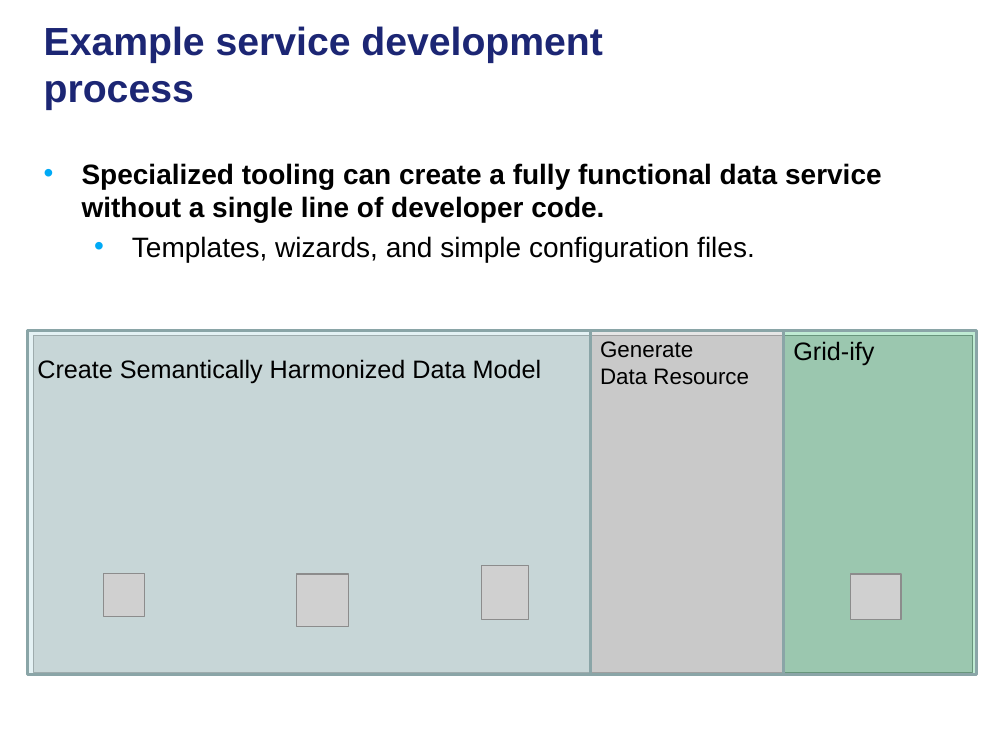
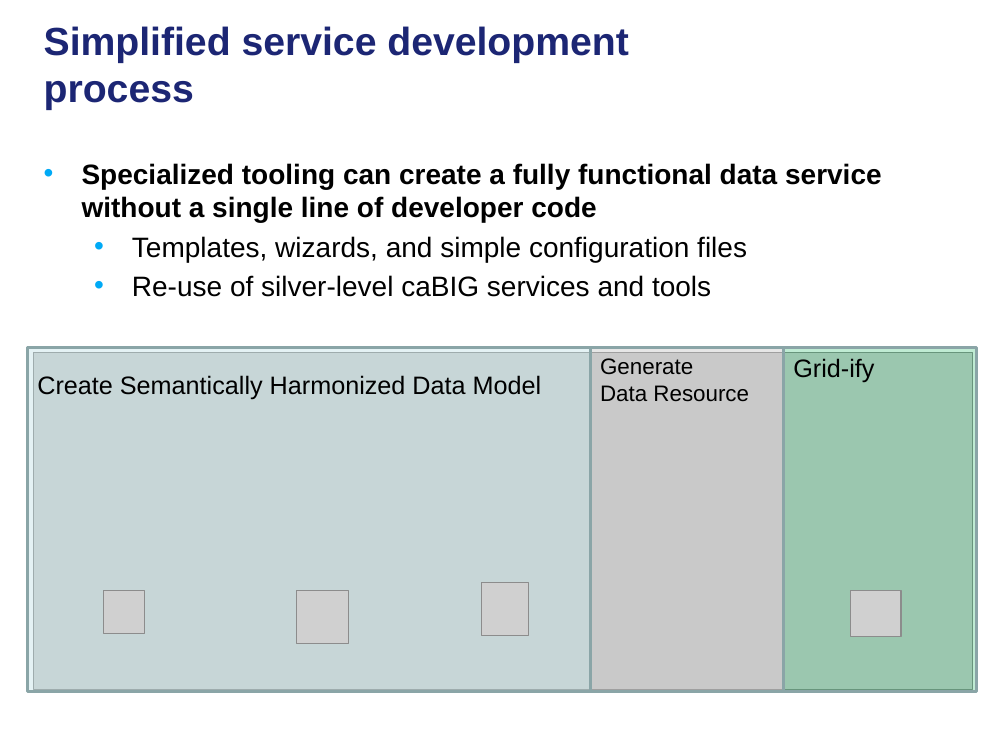
Before and after one commit to NCIP/cagrid-docs, a slide deck: slide 11 of presentations/200906_Novartis/caGrid Data Services.pptx. Drawn at 1008x756 pixels with LibreOffice and Linux fonts; fonts in the diff are those of the drawing; grey boxes stand for pictures; background and template pictures are left out. Boxes give left, top, right and bottom in pixels: in the first picture for what was removed or moved away, otherwise in the second. Text is boxed around its words. In the diff, an @@ line names an element or a change of style, - is before the commit and + after.

```diff
--- a/presentations/200906_Novartis/caGrid Data Services.pptx
+++ b/presentations/200906_Novartis/caGrid Data Services.pptx
@@ title at box(44, 26, 628, 110): text changed @@
-Example service development process
+Simplified service development process
@@ text at box(82, 163, 882, 297): text changed @@
-• Specialized tooling can create a fully functional data service without a single line of developer code.
-  • Templates, wizards, and simple configuration files.
+• Specialized tooling can create a fully functional data service without a single line of developer code
+  • Templates, wizards, and simple configuration files
+  • Re-use of silver-level caBIG services and tools
@@ 4 pictures, 3 rectangles: place and size @@
-4 pictures, 3 rectangles at box(27, 331, 977, 675)
+4 pictures, 3 rectangles at box(27, 347, 977, 691)
@@ picture: place and size @@
-picture at box(481, 565, 528, 619)
+picture at box(481, 583, 528, 636)
```
Also in this commit, not shown: 1 other slide changed, 2 slides added.
